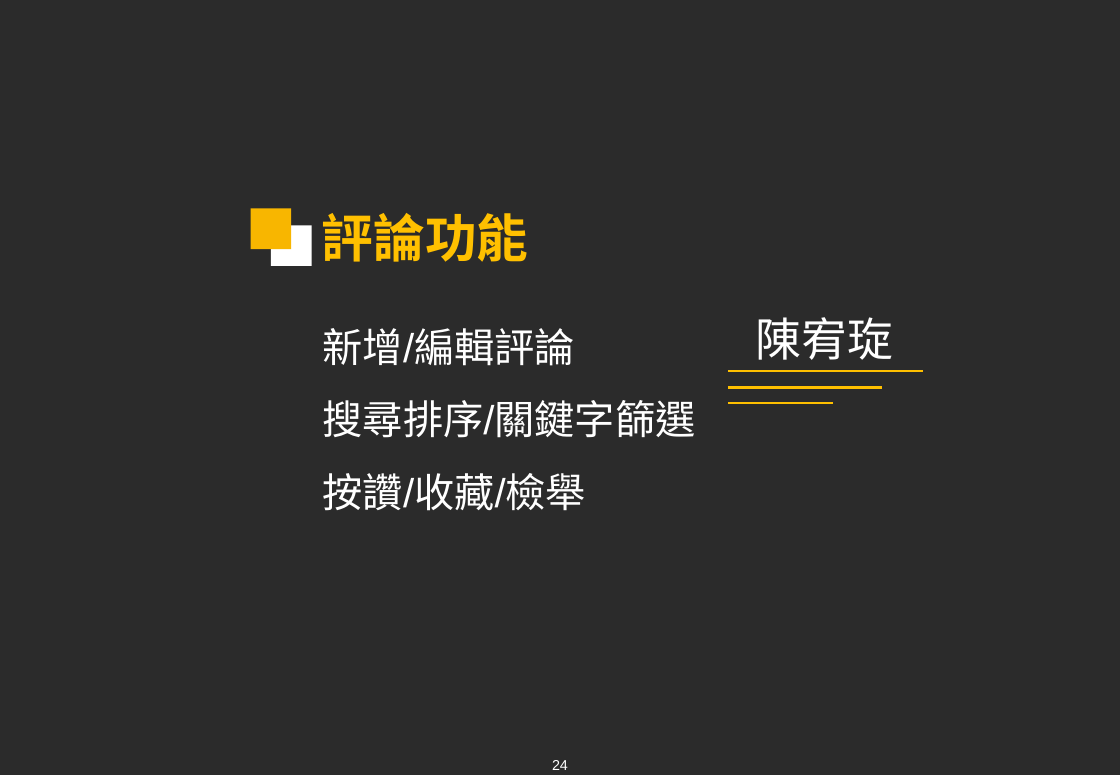
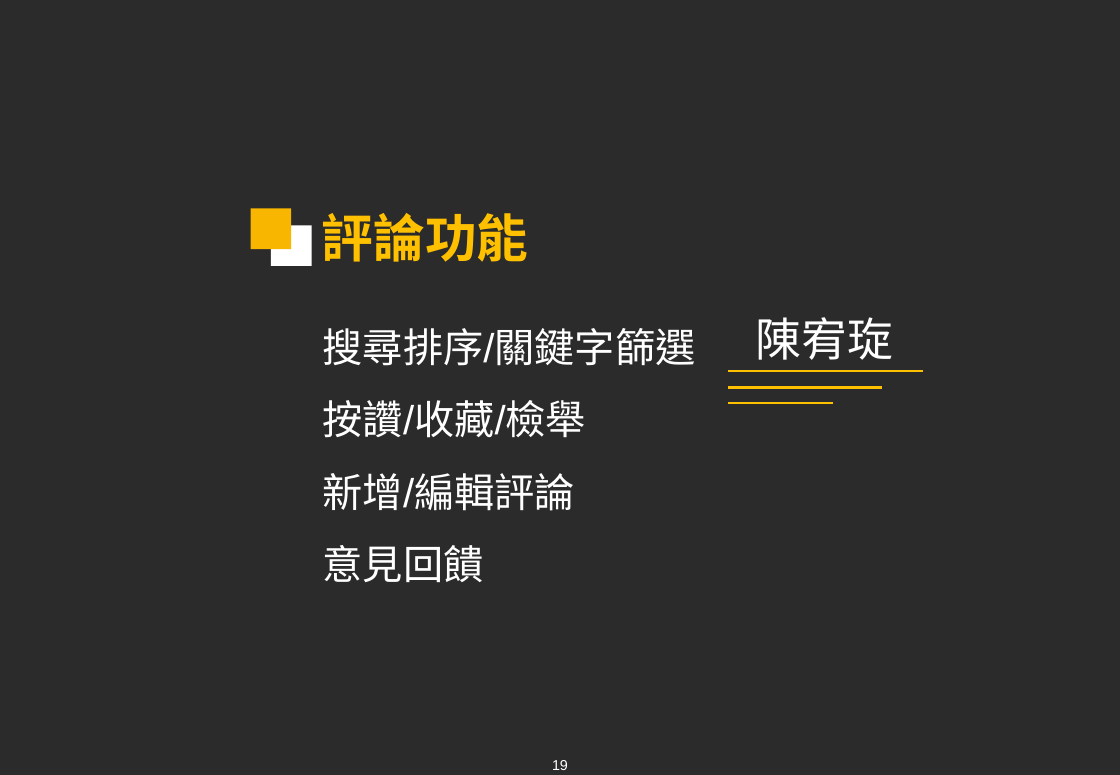
Before and after one commit to chen96026/Air, a slide deck: slide 19 of Final/Travel Nest.pptx (slide 24 before the commit). Drawn at 1120x775 pixels with LibreOffice and Linux fonts; fonts in the diff are those of the drawing; background and template pictures are left out; a plain dark background stands for a picture behind light text. Boxes give left, top, right and bottom in pixels: in the first picture for what was removed or moved away, otherwise in the second. Text is boxed around its words. In the diff, an @@ line names an element or a change of style, - is before the commit and + after.

```diff
--- a/Final/Travel Nest.pptx
+++ b/Final/Travel Nest.pptx
@@ text at (323, 328, 575, 366): paragraph removed @@
-新增/編輯評論
@@ text at (323, 473, 575, 582): paragraphs added @@
+新增/編輯評論
+意見回饋
@@ page number at (552, 760, 568, 770): text changed @@
-24
+19
```
Also in this commit, not shown: 10 other slides changed, 14 slides added, 3 slides removed.
